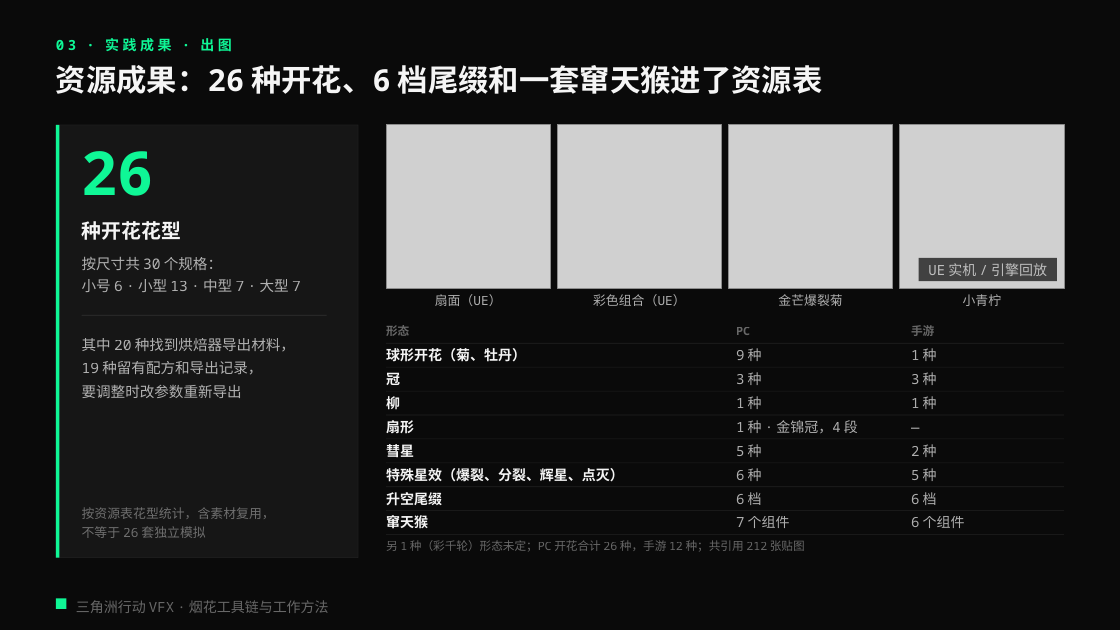
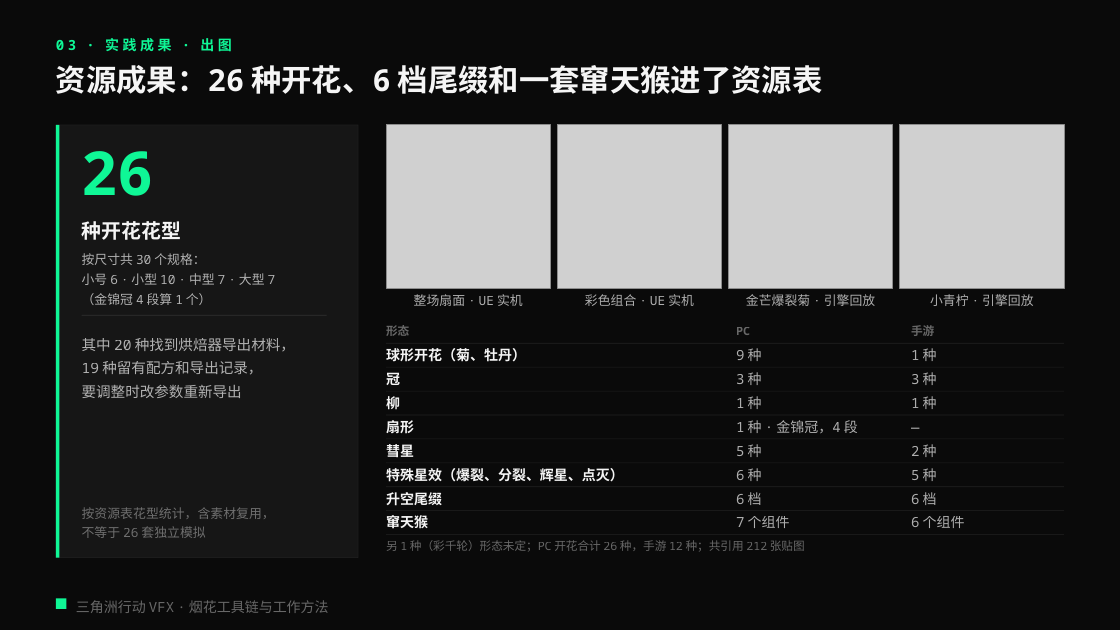
Before and after one commit to loccmaiii-lang/FireWorksLab, a slide deck: slide 14 of 协作/提示词/分享PPT交接_2026-10-29/第三版交付/烟花秀AI全流程_第三版.pptx. Drawn at 1120x630 pixels with LibreOffice and Linux fonts; fonts in the diff are those of the drawing; grey boxes stand for pictures. Boxes give left, top, right and bottom in pixels: in the first picture for what was removed or moved away, otherwise in the second. Text is boxed around its words. In the diff, an @@ line names an element or a change of style, - is before the commit and + after.

```diff
--- a/协作/提示词/分享PPT交接_2026-10-29/第三版交付/烟花秀AI全流程_第三版.pptx
+++ b/协作/提示词/分享PPT交接_2026-10-29/第三版交付/烟花秀AI全流程_第三版.pptx
@@ text at (82, 253, 205, 265): size 12.5 to 11 pt in "按尺寸共 30 个规格："; line spacing 19.4pt to 17.1pt @@
@@ rectangle removed at (919, 258, 1058, 281) @@
@@ text removed at (928, 263, 1047, 276) @@
-UE 实机 / 引擎回放
@@ text at (82, 273, 276, 305): text changed; size 12.5 to 11 pt @@
-小号 6 · 小型 13 · 中型 7 · 大型 7
+小号 6 · 小型 10 · 中型 7 · 大型 7
+（金锦冠 4 段算 1 个）
@@ text at (414, 294, 523, 306): text changed @@
-扇面（UE）
+整场扇面 · UE 实机
@@ text at (585, 294, 694, 306): text changed @@
-彩色组合（UE）
+彩色组合 · UE 实机
@@ text at (746, 294, 875, 306): text changed @@
-金芒爆裂菊
+金芒爆裂菊 · 引擎回放
@@ text at (930, 294, 1033, 306): text changed @@
-小青柠
+小青柠 · 引擎回放
```
Also in this commit, not shown: 10 other slides changed, 11 other files.
